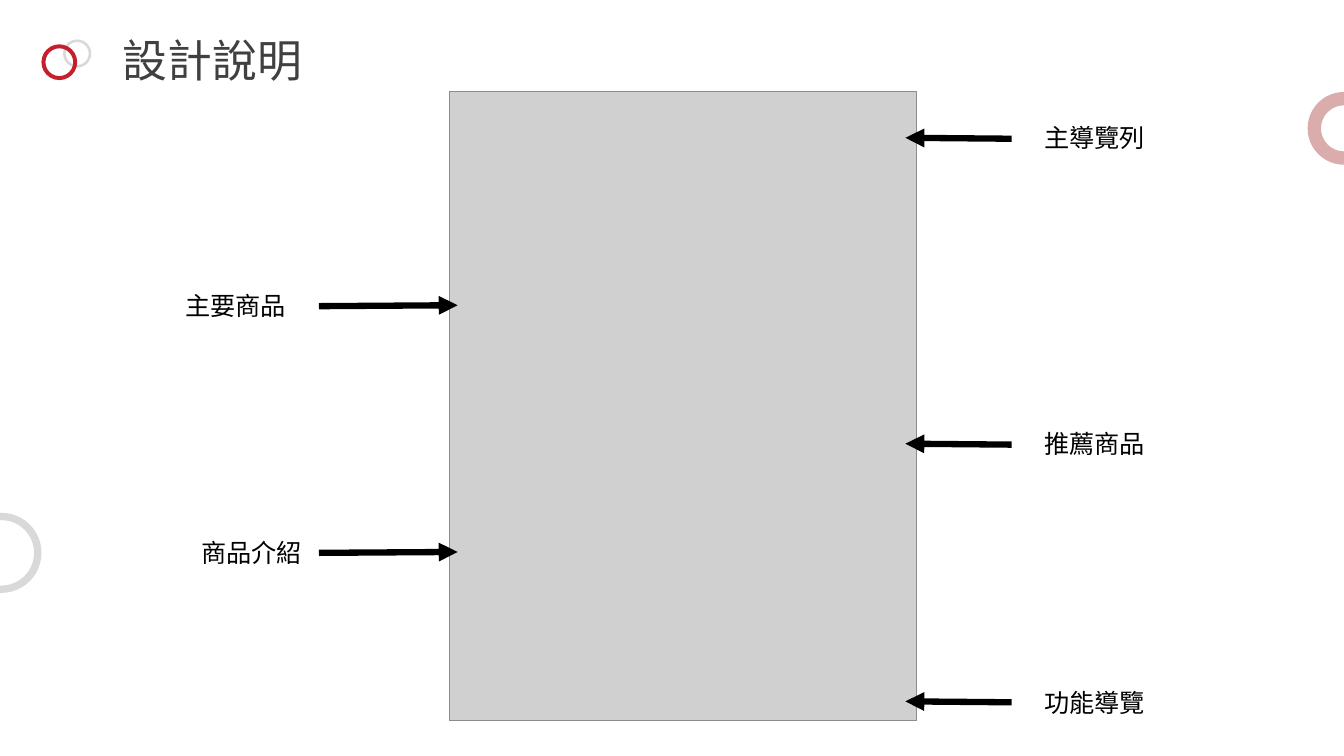
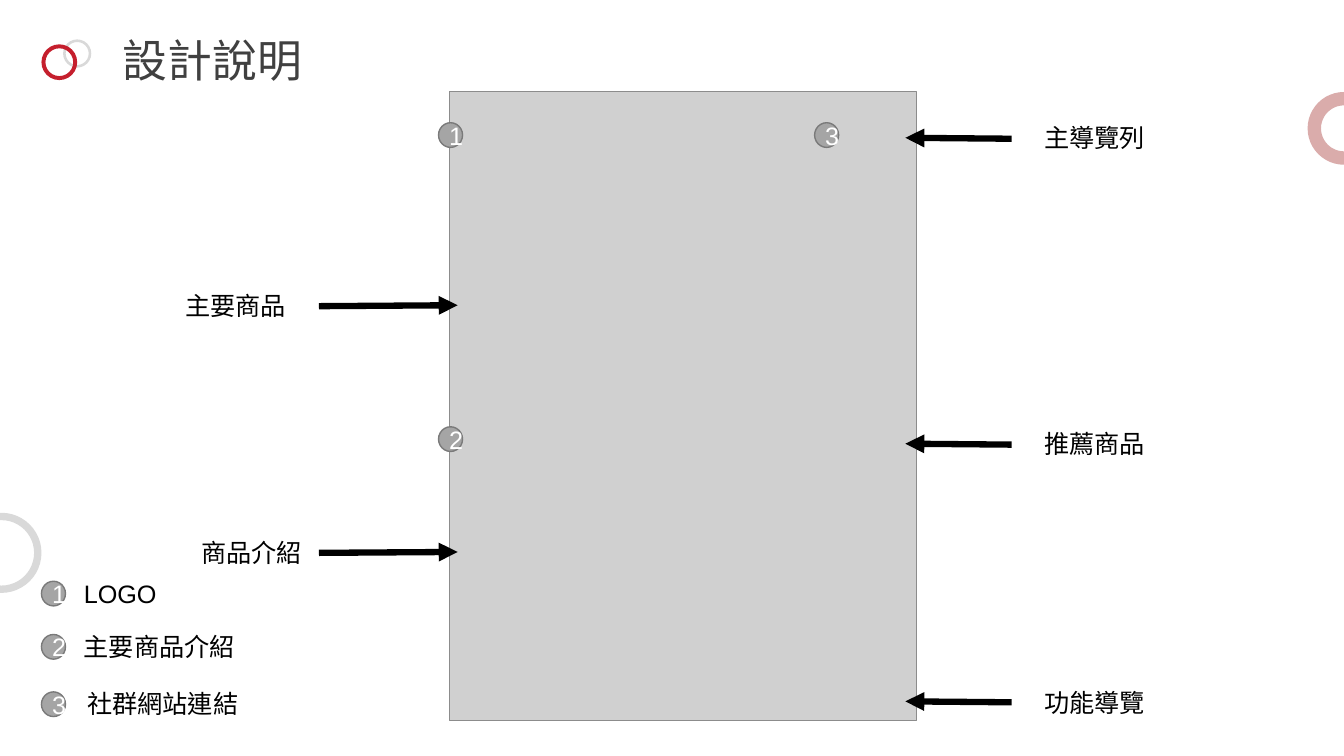
Before and after one commit to a58176197/book, a slide deck: slide 3 of 介紹/107590039.pptx. Drawn at 1344x756 pixels with LibreOffice and Linux fonts; fonts in the diff are those of the drawing; grey boxes stand for pictures; background and template pictures are left out. Boxes give left, top, right and bottom in pixels: in the first picture for what was removed or moved away, otherwise in the second. Text is boxed around its words. In the diff, an @@ line names an element or a change of style, - is before the commit and + after.

```diff
--- a/介紹/107590039.pptx
+++ b/介紹/107590039.pptx
@@ ellipse added at box(439, 123, 463, 147), fill #A5A5A5, outline #7A7A7A 1 pt, 18 pt, text #FFFFFF @@
+1
@@ ellipse added at box(815, 123, 839, 147), fill #A5A5A5, outline #7A7A7A 1 pt, 18 pt, text #FFFFFF @@
+3
@@ ellipse added at box(439, 426, 463, 451), fill #A5A5A5, outline #7A7A7A 1 pt, 18 pt, text #FFFFFF @@
+2
@@ ellipse added at box(41, 582, 66, 606), fill #A5A5A5, outline #7A7A7A 1 pt, 18 pt, text #FFFFFF @@
+1
@@ text added at box(84, 585, 157, 604), 18 pt, text #000000 @@
+LOGO
@@ ellipse added at box(41, 634, 66, 658), fill #A5A5A5, outline #7A7A7A 1 pt, 18 pt, text #FFFFFF @@
+2
@@ text added at box(84, 634, 235, 658), 18 pt, text #000000 @@
+主要商品介紹
@@ ellipse added at box(41, 692, 66, 716), fill #A5A5A5, outline #7A7A7A 1 pt, 18 pt, text #FFFFFF @@
+3
@@ text added at box(87, 691, 238, 715), 18 pt, text #000000 @@
+社群網站連結
```
Also in this commit, not shown: 1 other slide changed, 1 other file.
